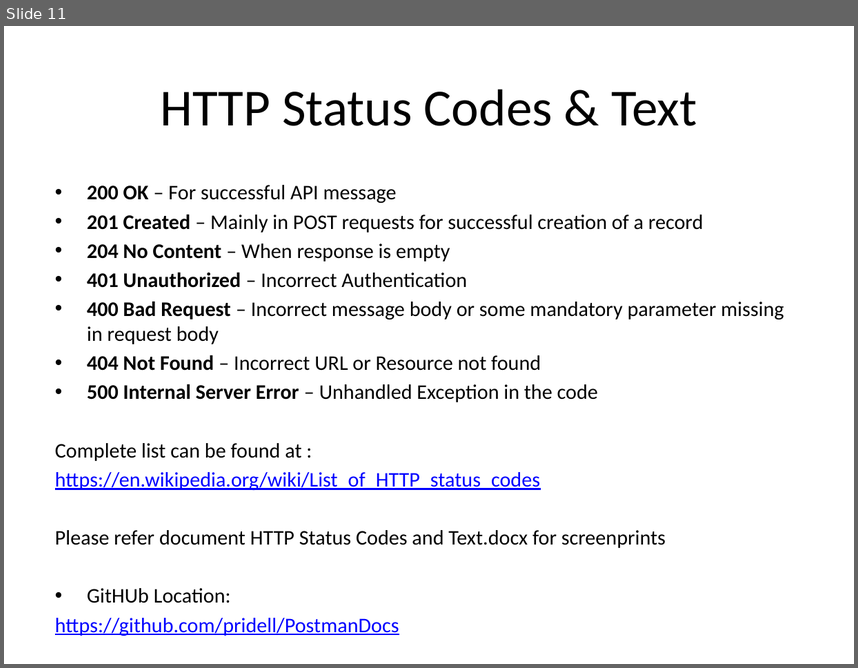
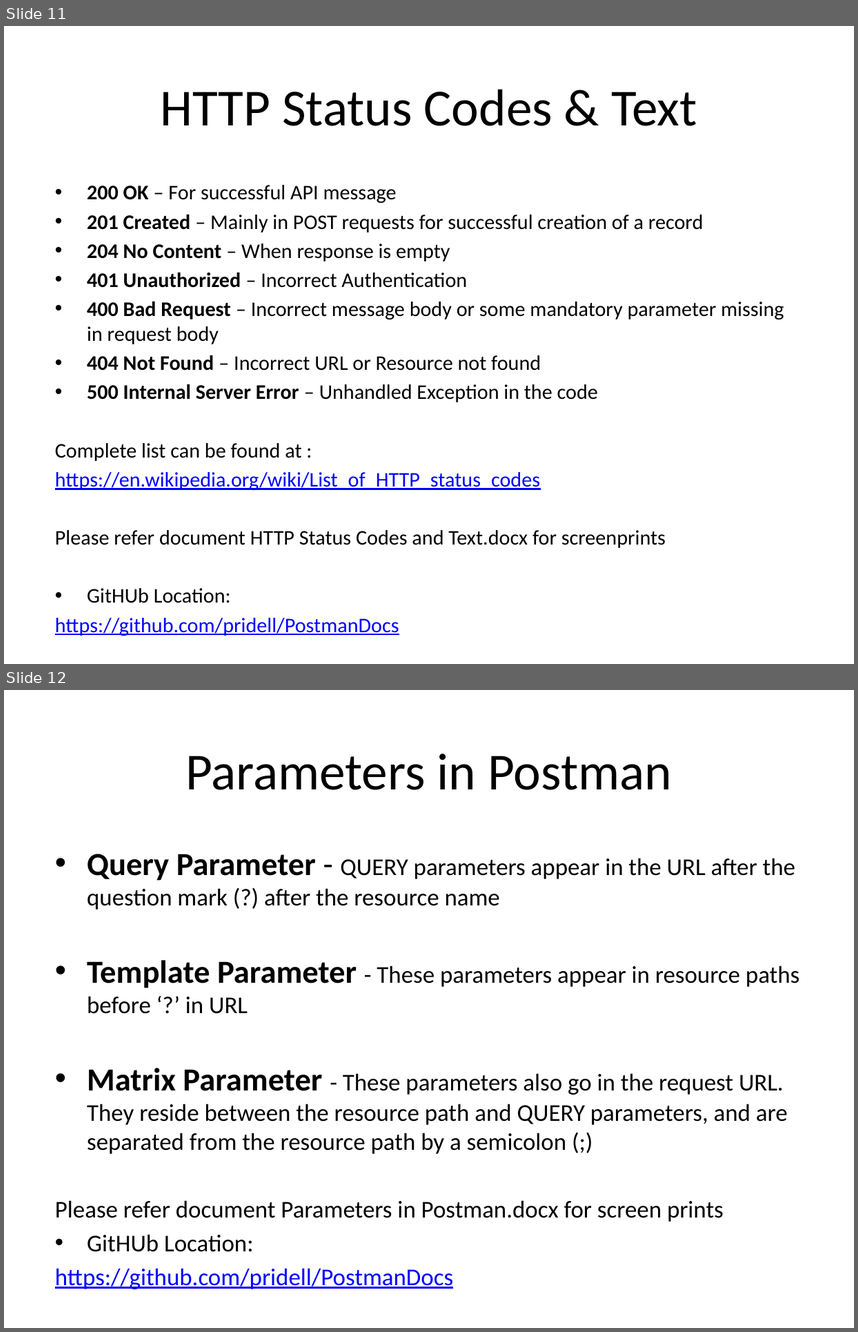
Before and after one commit to pridell/PostmanDocs, a slide deck: API & Web Services Testing Training Postman.pptx. Shown one above the other, each under a label of ours: slide 11 before the commit, slides 11 and 12 after it. The pictures are 858x668 and 858x1332 pixels, drawn with LibreOffice and Linux fonts; fonts in the diff are those of the drawing. Boxes give left, top, right and bottom in pixels: in the first picture for what was removed or moved away, otherwise in the second. Text is boxed around its words. In the diff, an @@ line names an element or a change of style, - is before the commit and + after.

```diff
--- a/API & Web Services Testing Training Postman.pptx
+++ b/API & Web Services Testing Training Postman.pptx
@@ slide 12 added at [4, 690, 854, 1328], background #FFFFFF @@
@@ title added at [185, 753, 672, 790], 44 pt, text #000000 @@
+Parameters in Postman
@@ text added at [55, 854, 800, 1252], 20.4 pt, text #000000 @@
+• Query Parameter - QUERY parameters appear in the URL after the question mark (?) after the resource name
+• Template Parameter - These parameters appear in resource paths before ‘?’ in URL
+• Matrix Parameter - These parameters also go in the request URL. They reside between the resource path and QUERY parameters, and are separated from the resource path by a semicolon (;)
+Please refer document Parameters in Postman.docx for screen prints
+• GitHUb Location:
+https://github.com/pridell/PostmanDocs
```
Also in this commit, not shown: 3 other files.
